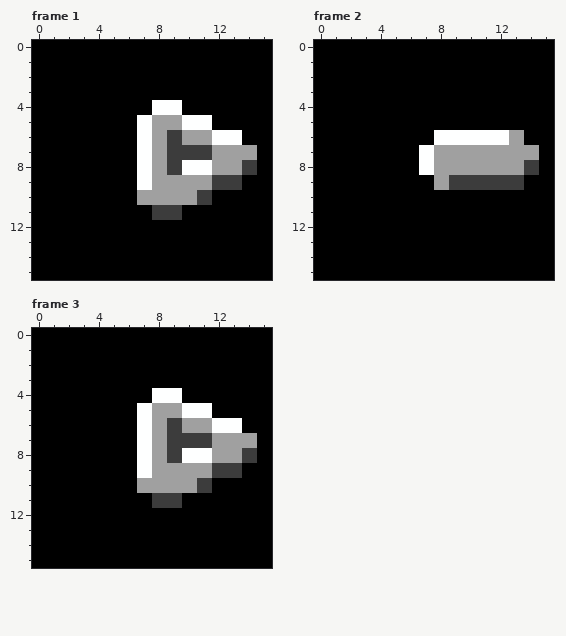
Two states of a pixel-art file, art/sprite_tiles/menu_cursor_spin.aseprite. That is the earlier state.
16x16 pixels, 4 frames. Shown: frame 1, frame 2, frame 3.
After the commit:
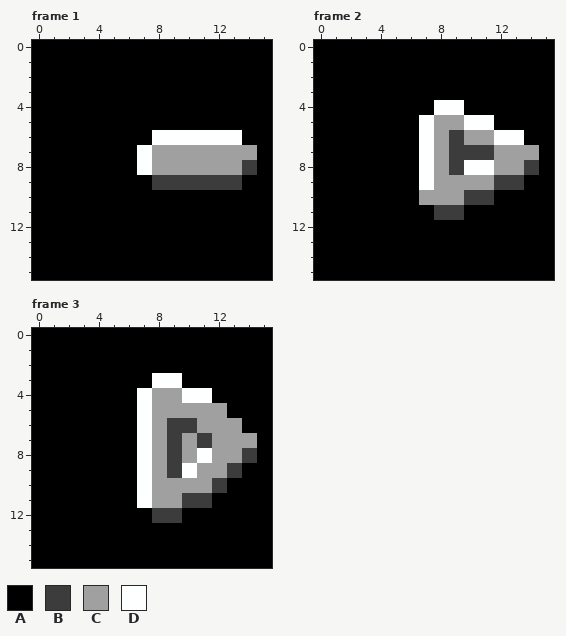
Palette (. is transparent): A #000000  B #3c3c3c  C #a0a0a0  D #feffff
The commit says: Better sync the spinny cursor with the music
Difference:
Frame 1:
y 4: x 8..9 DD -> AA
y 5: x 7..11 DCCDD -> AAAAA
y 6: x 7..11 DCBCC -> ADDDD
y 7: x 9..11 BBB -> CCC
y 8: x 9..11 BDD -> CCC
y 9: x 7..11 DCCCC -> ABBBB
y 10: x 7..11 CCCCB -> AAAAA
y 11: x 8..9 BB -> AA
Frame 2:
y 4: x 8..9 AA -> DD
y 5: x 7..11 AAAAA -> DCCDD
y 6: x 7..11 ADDDD -> DCBCC; x 13 C -> D
y 7: x 9..11 CCC -> BBB
y 8: x 9..11 CCC -> BDD
y 9: x 7 A -> D; x 9..11 BBB -> CCC
y 10: x 7..11 AAAAA -> CCCBB
y 11: x 8..9 AA -> BB
Frame 3:
y 3: x 8..9 AA -> DD
y 4: x 7..11 ADDAA -> DCCDD
y 5: x 10..12 DDA -> CCC
y 6: x 10 C -> B; x 12..13 DD -> CC
y 7: x 10 B -> C
y 8: x 10 D -> C
y 9: x 9..10 CC -> BD; x 12 B -> C
y 10: x 7 C -> D; x 11..12 BA -> CB
y 11: x 7..11 ABBAA -> DCCBB
y 12: x 8..9 AA -> BB
Where, in picture pixels (left, top, right, bottom), the same in both pictures:
changed: (137, 100, 212, 220)
changed: (419, 100, 524, 220)
changed: (137, 373, 242, 523)
